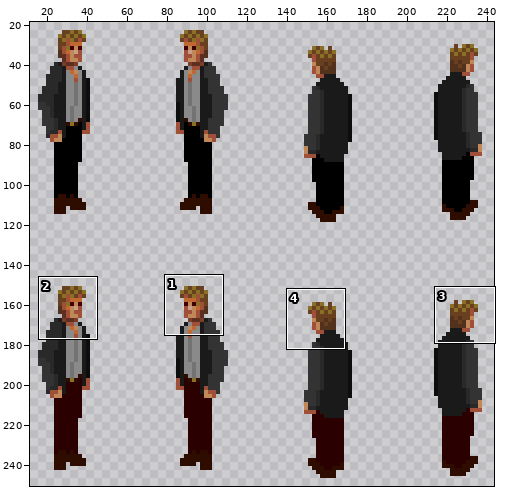
One commit to this sprite sheet: img/player-0.png. The first picture is a wide view before the edit; the outline marks the close-up.
Close-up. Before the commit:
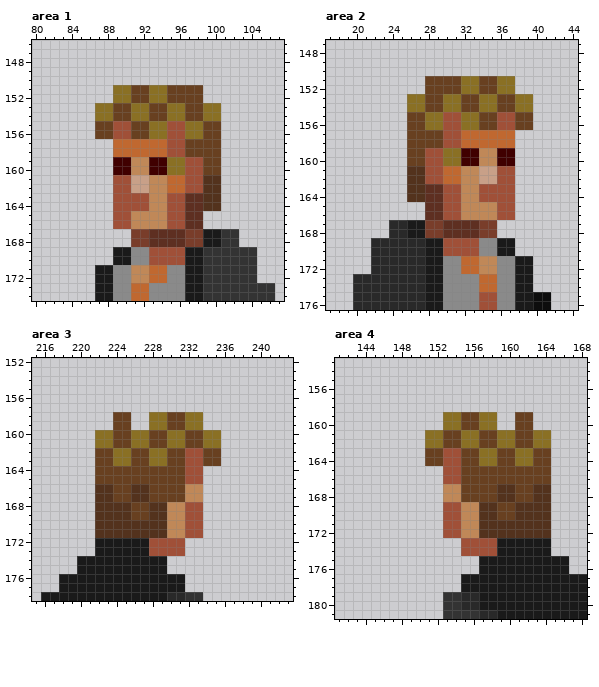
The file is 256x256 pixels. Shown: area 1: x 80..107, y 146..174; area 2: x 17..44, y 147..176; area 3: x 215..243, y 152..178; area 4: x 141..168, y 153..181. The wide view leaves out empty margins. The commit also changed other parts of the picture, which this record leaves out.
After the commit:
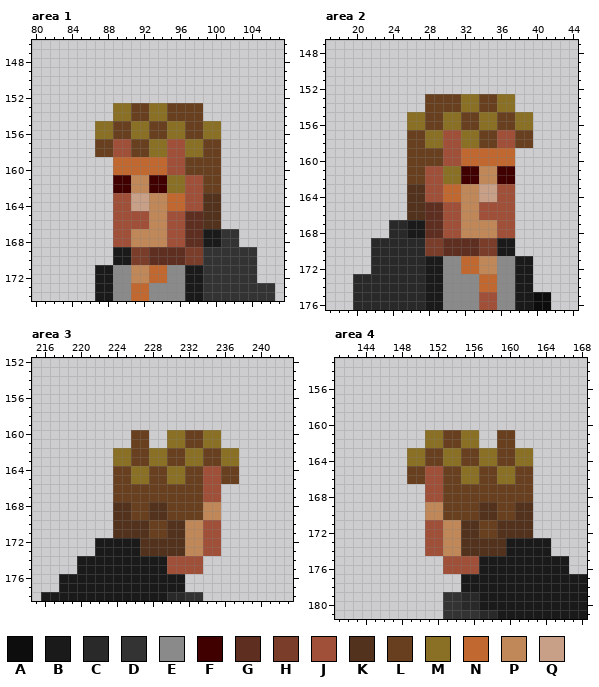
Palette (. is transparent): A #0d0d0d  B #1a1a1a  C #292929  D #333333  E #8a8a8a  F #400000  G #5e2f21  H #793d2a  J #a05038  K #53321d  L #684020  M #8a7024  N #c06830  P #c08858  Q #c8a088
Difference:
Changed rows in their new state; - is an unchanged pixel.
Area 1:
first column x 87:
151 --..........--
152 --..........--
153 ..MMLLMMLL--..
154 ..MMLLMMLL--..
155 MMLLMMLLMMLLMM
156 MMLLMMLLMMLLMM
157 LLJJLLMM--MM--
158 LLJJLLMM--MM--
159 --NNNNNNJJLL--
160 --NNNNNNJJLL--
161 --FFPPFFMM--LL
162 --FFPPFFMM--LL
163 ----QQ--NNJJ--
164 ----QQ--NNJJ--
165 ----JJ------KK
166 ----JJ------KK
167 --JJPPPPJJGG--
168 --JJPPPPJJGG--
169 ----HHGGGGHH--
170 ----HHGGGGHH--
Area 2:
first column x 26:
151 --..........--
152 --..........--
153 ..--LLMMLLMM..
154 ..--LLMMLLMM..
155 MMLLMMLLMMLLMM
156 MMLLMMLLMMLLMM
157 --MM--MMLLJJLL
158 --MM--MMLLJJLL
159 --LLJJNNNNNN--
160 --LLJJNNNNNN--
161 LL--MMFFPPFF--
162 LL--MMFFPPFF--
163 --JJNN--QQ----
164 --JJNN--QQ----
165 KK------JJ----
166 KK------JJ----
167 --GGJJPPPPJJ--
168 --GGJJPPPPJJ--
169 --HHGGGGHH----
170 --HHGGGGHH----
Area 3:
first column x 222:
158 --..--......----
159 --..--......----
160 ....LL..--------
161 ....LL..--------
162 ..--------MM--MM
163 ..--------MM--MM
164 ..--MM--MMLLJJLL
165 ..--MM--MMLLJJLL
166 ..--LL----LLJJ--
167 ..--LL----LLJJ--
168 ..------LLLLPP--
169 ..------LLLLPP--
170 ..----LLKKPPJJ--
171 ..----LLKKPPJJ--
172 -----KKKKKPPJJ--
173 -----KKKKKPPJJ--
174 --------JJJJ----
175 --------JJJJ----
Area 4:
first column x 149:
159 ----......--..--
160 ----......--..--
161 --------..LL....
162 --------..LL....
163 MM--MM--------..
164 MM--MM--------..
165 LLJJLLMM--MM--..
166 LLJJLLMM--MM--..
167 --JJLL----LL--..
168 --JJLL----LL--..
169 --PPLLLL------..
170 --PPLLLL------..
171 --JJPPKKLL----..
172 --JJPPKKLL----..
173 --JJPPKKKKK-----
174 --JJPPKKKKK-----
175 ----JJJJ--------
176 ----JJJJ--------
Pixel boxes of the changes (left, top, right, bottom) in both close-ups:
changed: (95, 85, 221, 265)
changed: (407, 76, 533, 256)
changed: (95, 412, 239, 574)
changed: (407, 412, 551, 574)
